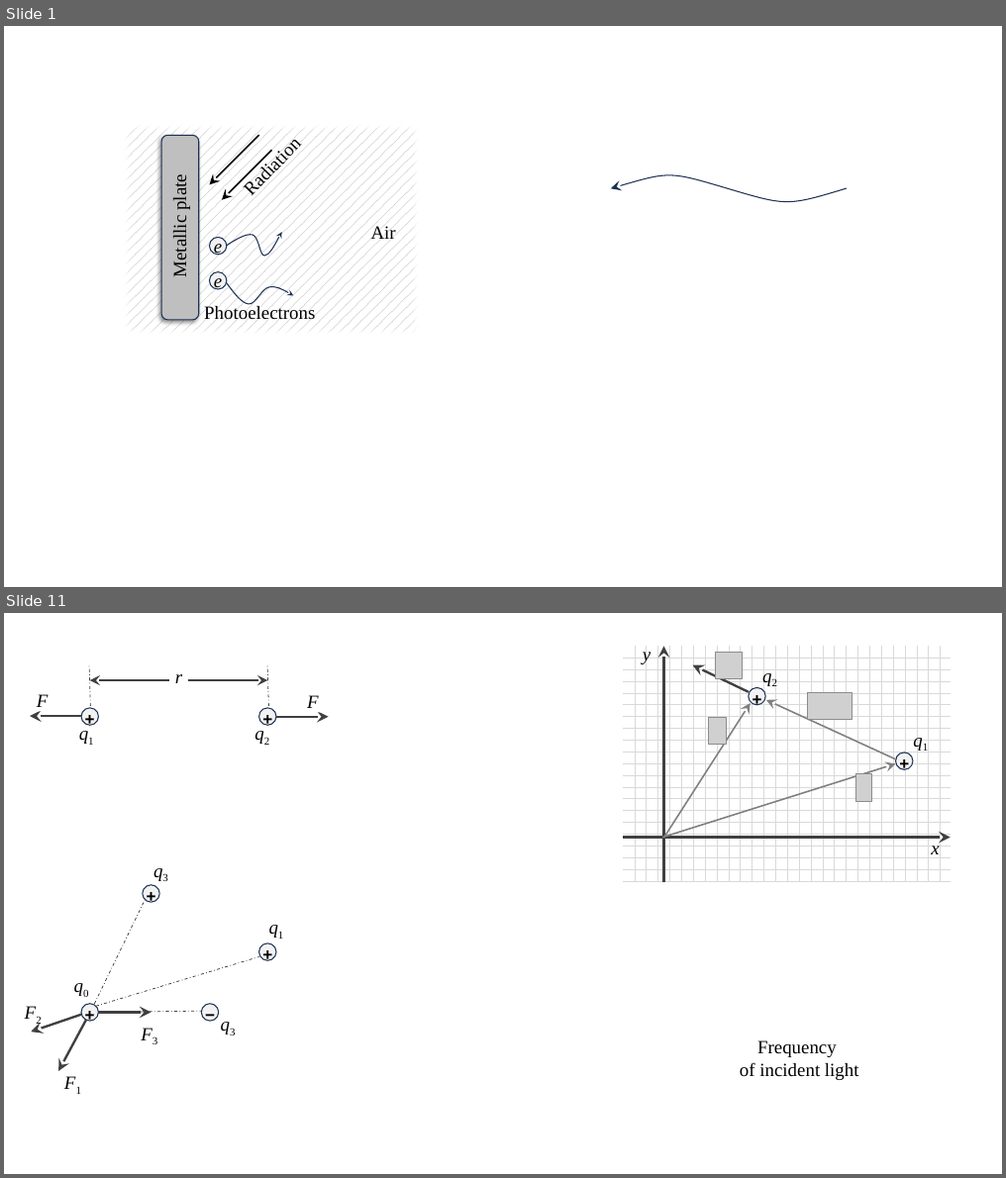
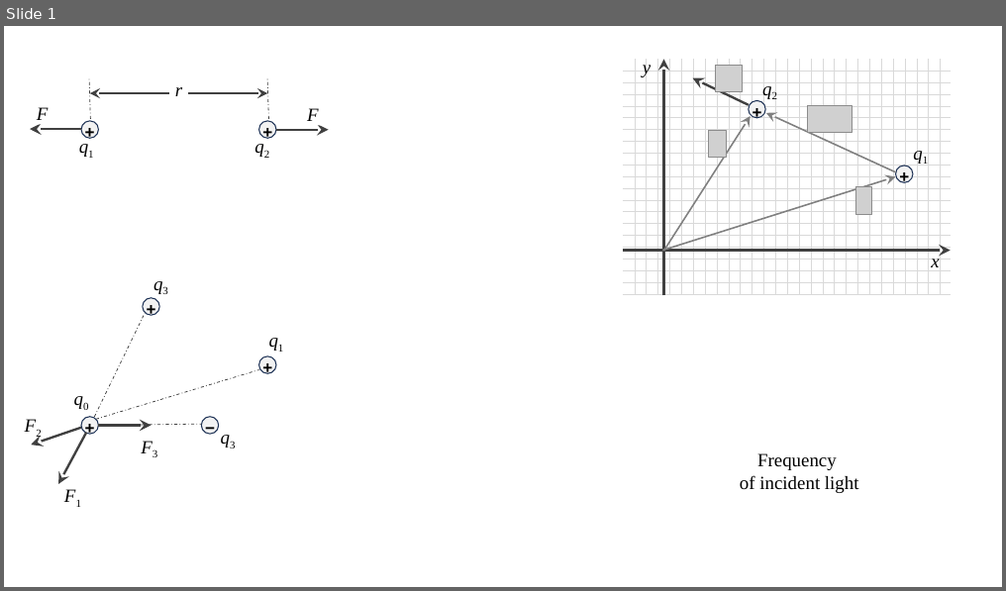
Before and after one commit to acharya2024/myProject01, a slide deck: 04_EM/img/001_EMG.pptx. Shown one above the other, each under a label of ours: slides 1 and 11 before the commit, slide 1 after it; the slides between them are not shown. The pictures are 1006x1178 and 1006x591 pixels, drawn with LibreOffice and Linux fonts; fonts in the diff are those of the drawing; grey boxes stand for pictures. Boxes give left, top, right and bottom in pixels: in the first picture for what was removed or moved away, otherwise in the second. Text is boxed around its words. In the diff, an @@ line names an element or a change of style, - is before the commit and + after.

```diff
--- a/04_EM/img/001_EMG.pptx
+++ b/04_EM/img/001_EMG.pptx
@@ slide 1 removed at bbox=[4, 26, 1002, 587], background #FFFFFF @@
@@ rectangle removed at bbox=[122, 121, 421, 338] @@
@@ rounded rectangle removed at bbox=[161, 135, 199, 320] @@
@@ arrow removed from (259, 135) to (209, 184) @@
@@ text removed at bbox=[237, 130, 307, 202] @@
-Radiation
@@ arrow removed from (272, 151) to (222, 199) @@
@@ text removed at bbox=[169, 177, 190, 275] @@
-Metallic plate
@@ freeform shape removed at bbox=[611, 175, 846, 202] @@
@@ freeform shape removed at bbox=[227, 232, 282, 256] @@
@@ text removed at bbox=[371, 226, 396, 239] @@
-Air
@@ ellipse removed at bbox=[209, 237, 227, 255] @@
-e
@@ ellipse removed at bbox=[209, 273, 227, 289] @@
-e
@@ freeform shape removed at bbox=[227, 282, 294, 304] @@
@@ text removed at bbox=[204, 306, 315, 322] @@
-Photoelectrons
@@ what was slide 11 is now slide 1 @@
```
Also in this commit, not shown: 1 slide added, 9 other slides removed, 6 other files.
